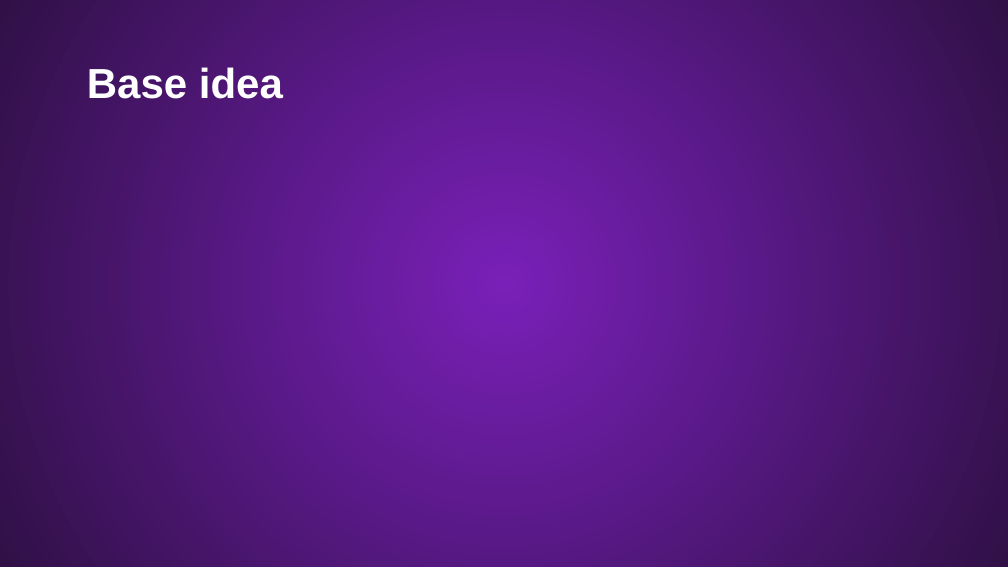
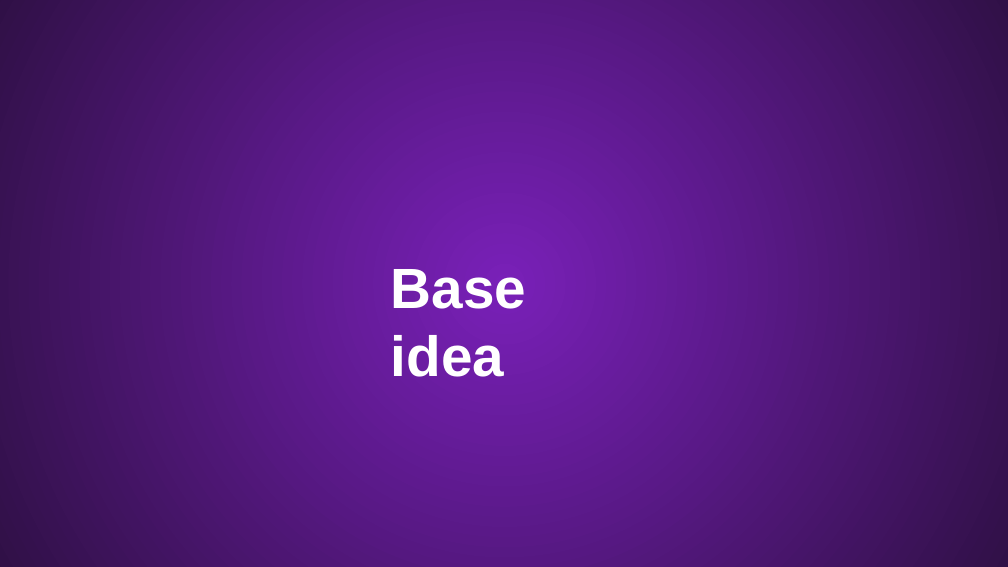
Before and after one commit to Palacsinta002/LMS, a slide deck: slide 7 of Presentation/LMS Presentation.pptx. Drawn at 1008x567 pixels with LibreOffice and Linux fonts; fonts in the diff are those of the drawing; background and template pictures are left out. Boxes give left, top, right and bottom in pixels: in the first picture for what was removed or moved away, otherwise in the second. Text is boxed around its words. In the diff, an @@ line names an element or a change of style, - is before the commit and + after.

```diff
--- a/Presentation/LMS Presentation.pptx
+++ b/Presentation/LMS Presentation.pptx
@@ text "Base idea" moved from (x1=87, y1=67, x2=283, y2=99) to (x1=391, y1=269, x2=527, y2=377) @@
@@ text "Base idea" at (x1=391, y1=269, x2=527, y2=377): size 40 to 54 pt @@
```
Also in this commit, not shown: 6 other slides changed, 9 slides added, 1 slide removed.
